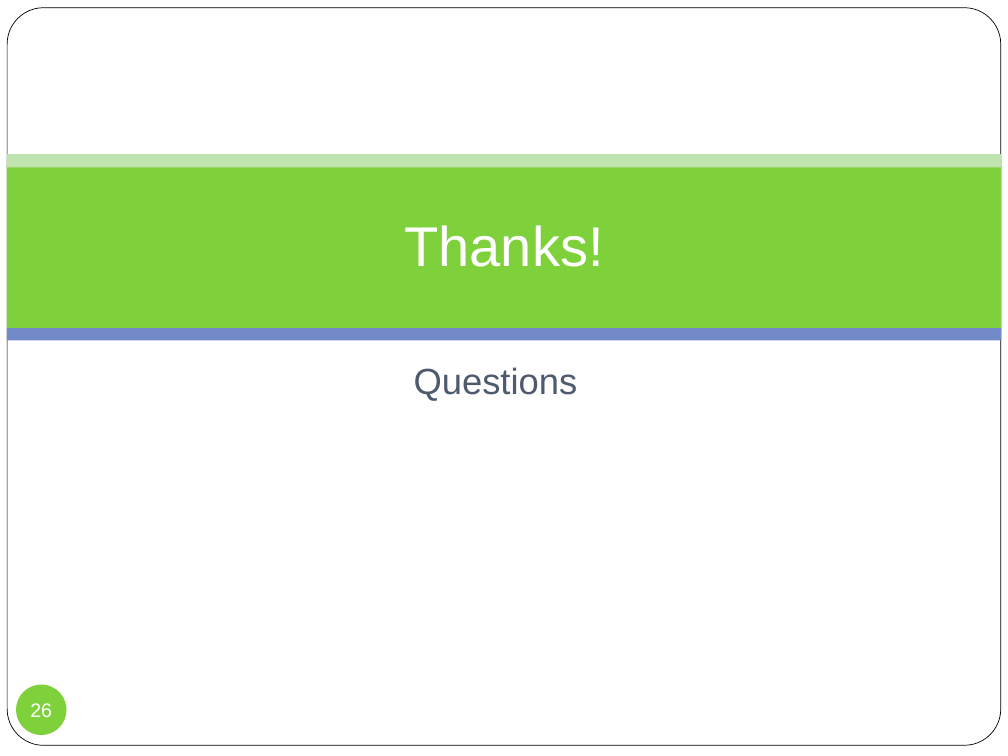
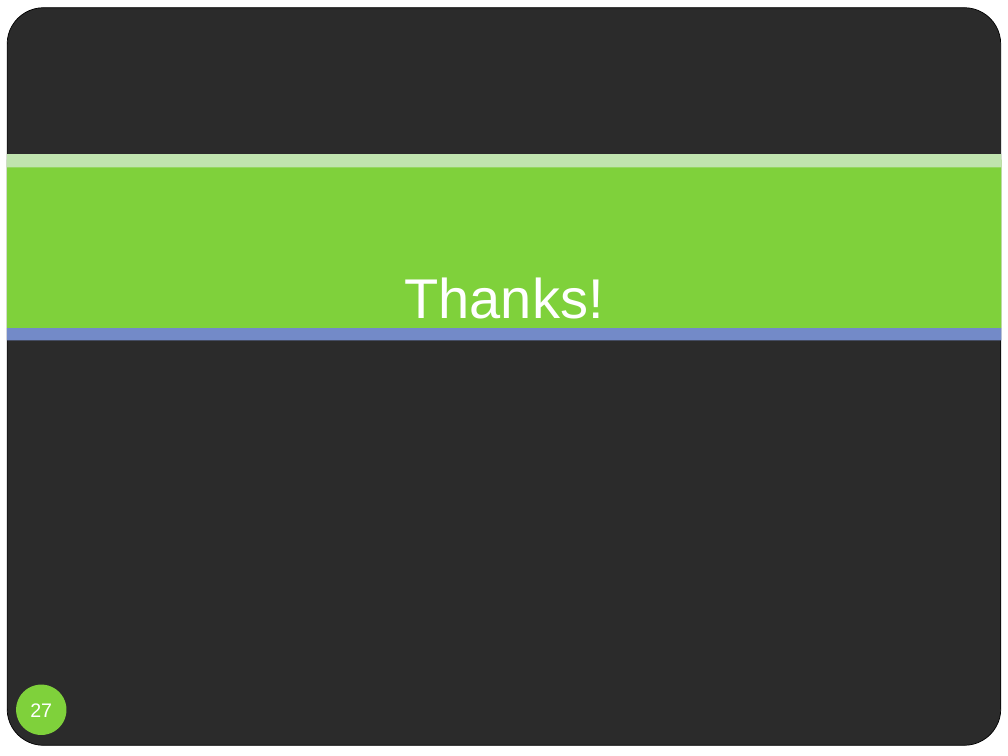
Before and after one commit to fengrenyan/fry, a slide deck: slide 27 of DC/SNC and WSC.pptx (slide 26 before the commit). Drawn at 1008x756 pixels with LibreOffice and Linux fonts; fonts in the diff are those of the drawing; background and template pictures are left out; a plain dark background stands for a picture behind light text. Boxes give left, top, right and bottom in pixels: in the first picture for what was removed or moved away, otherwise in the second. Text is boxed around its words. In the diff, an @@ line names an element or a change of style, - is before the commit and + after.

```diff
--- a/DC/SNC and WSC.pptx
+++ b/DC/SNC and WSC.pptx
@@ rectangle added at (0, 0, 1008, 756), fill #FFFFFF @@
@@ title "Thanks!": place and size @@
-title "Thanks!" at (405, 225, 604, 267)
+title "Thanks!" at (405, 277, 604, 319)
@@ subtitle removed at (414, 367, 578, 401) @@
-Questions
@@ page number at (30, 703, 52, 717): text changed @@
-26
+27
```
Also in this commit, not shown: 7 other slides changed, 12 slides added, 11 slides removed, 17 other files.
